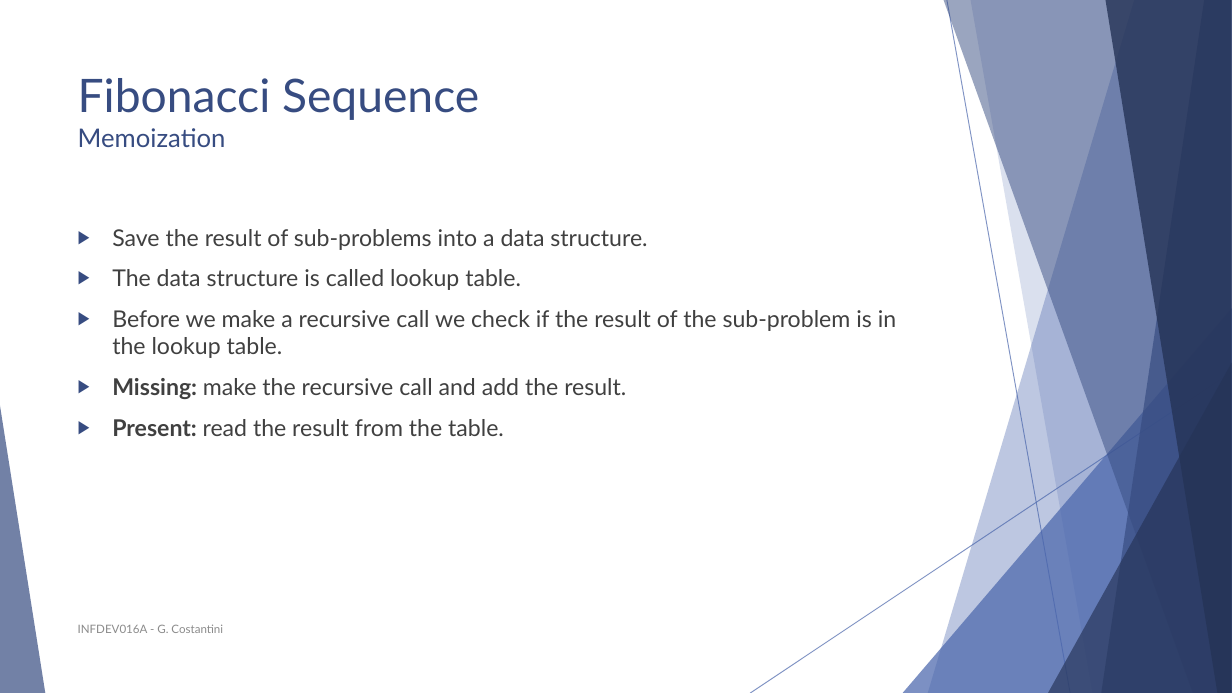
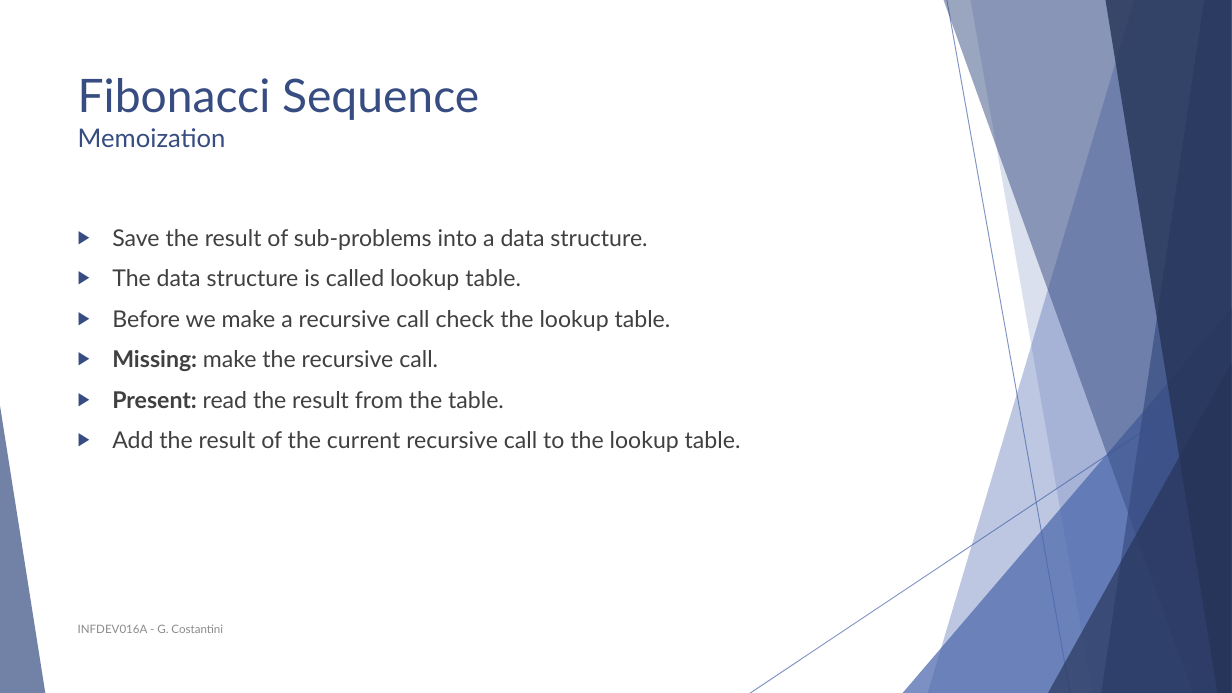
Before and after one commit to polyanos/INFDEV01-6A, a slide deck: slide 8 of Slides/Week 7 - Dynamic Programming, Floyd Warshall.pptx. Drawn at 1232x693 pixels with LibreOffice and Linux fonts; fonts in the diff are those of the drawing. Boxes give left, top, right and bottom in pixels: in the first picture for what was removed or moved away, otherwise in the second. Text is boxed around its words. In the diff, an @@ line names an element or a change of style, - is before the commit and + after.

Commit message:
Added memoization and bottom up to week 7

```diff
--- a/Slides/Week 7 - Dynamic Programming, Floyd Warshall.pptx
+++ b/Slides/Week 7 - Dynamic Programming, Floyd Warshall.pptx
@@ text at box(112, 310, 671, 371): text changed @@
-▶ Before we make a recursive call we check if the result of the sub-problem is in the lookup table.
-▶ Missing: make the recursive call and add the result.
+▶ Before we make a recursive call check the lookup table.
+▶ Missing: make the recursive call.
@@ text at box(112, 431, 741, 452): paragraph added @@
+▶ Add the result of the current recursive call to the lookup table.
```
Also in this commit, not shown: 2 other slides changed, 2 slides added.
